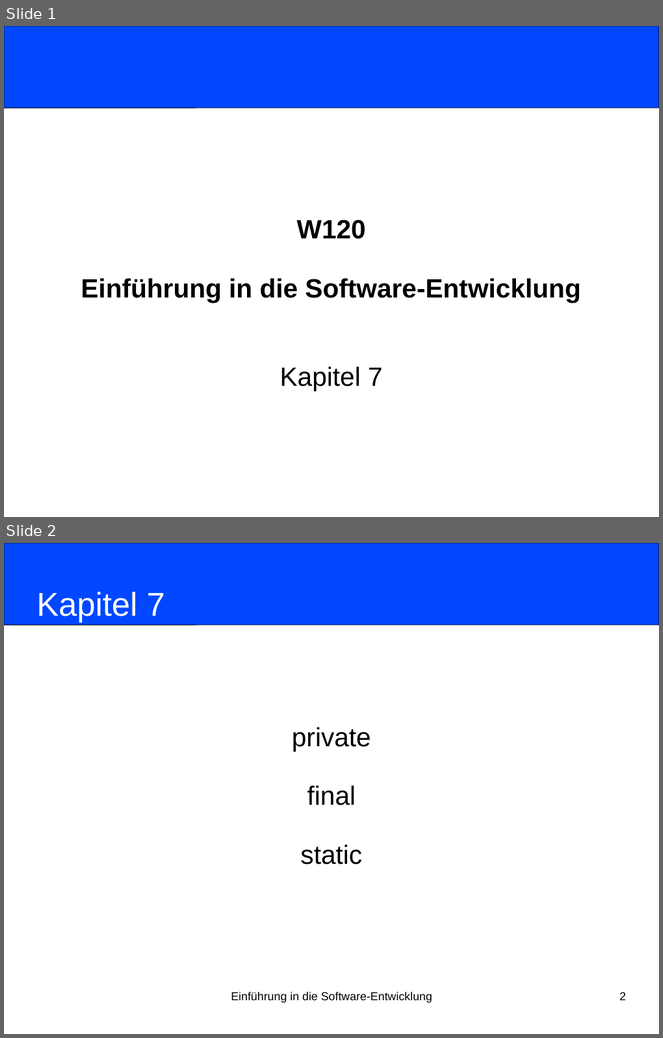
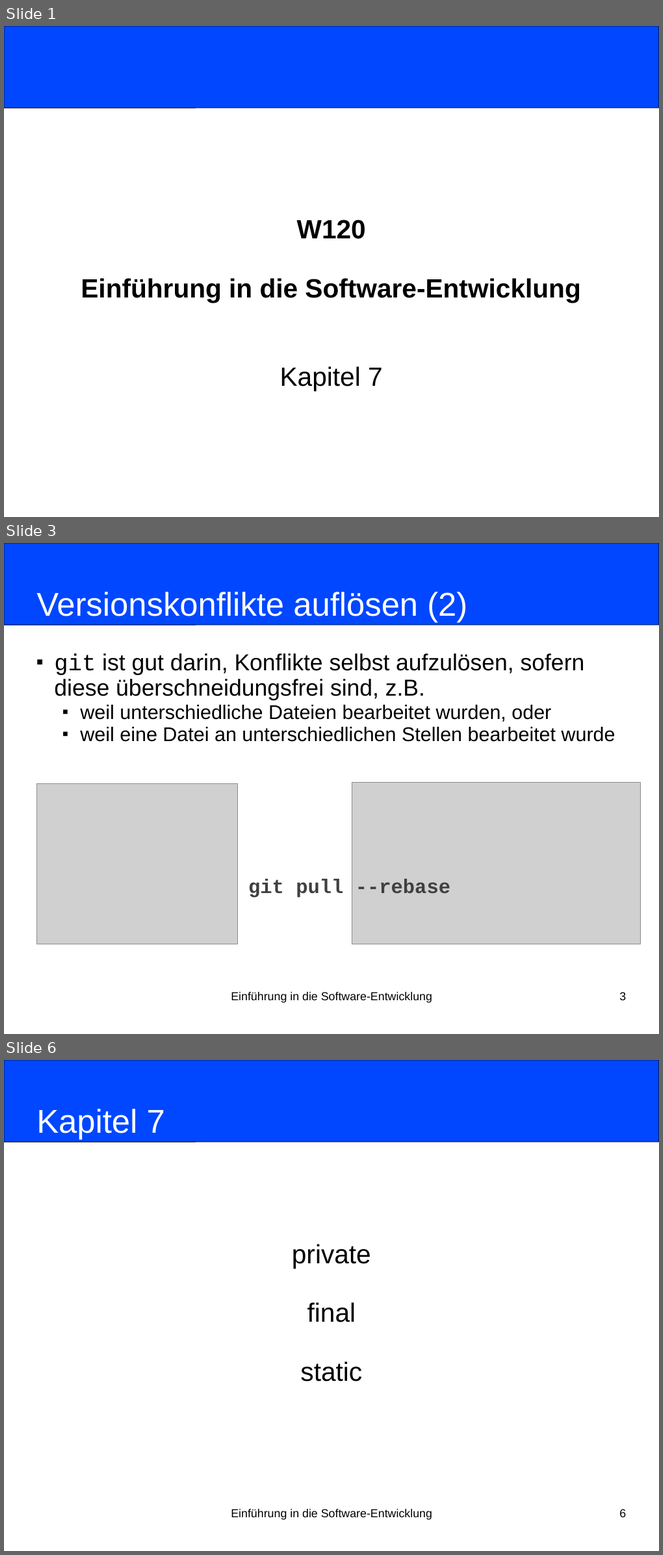
Before and after one commit to nordakademie-einfuehrung-java/vorlesungsskript, a slide deck: folien/Semester_03_Termin_08_Kapitel07.pptx. Shown one above the other, each under a label of ours: slides 1 and 2 before the commit, slides 1, 3 and 6 after it; the slides between them are not shown. The pictures are 663x1038 and 663x1555 pixels, drawn with LibreOffice and Linux fonts; fonts in the diff are those of the drawing; grey boxes stand for pictures. Boxes give left, top, right and bottom in pixels: in the first picture for what was removed or moved away, otherwise in the second. Text is boxed around its words. In the diff, an @@ line names an element or a change of style, - is before the commit and + after.

Commit message:
git konflikte hinzugefügt

```diff
--- a/folien/Semester_03_Termin_08_Kapitel07.pptx
+++ b/folien/Semester_03_Termin_08_Kapitel07.pptx
@@ slide 3 added at [4, 543, 659, 1034], background #FFFFFF @@
@@ rounded rectangle added at [4, 543, 659, 625], fill #0047FF, outline #000000 0.75 pt @@
@@ title added at [36, 592, 467, 622], 40 pt, text #FFFFFF @@
+Versionskonflikte auflösen (2)
@@ subtitle added at [54, 653, 616, 742], 24 pt, text #000000 @@
+■ git ist gut darin, Konflikte selbst aufzulösen, sofern diese überschneidungsfrei sind, z.B.
+  ■ weil unterschiedliche Dateien bearbeitet wurden, oder
+  ■ weil eine Datei an unterschiedlichen Stellen bearbeitet wurde
@@ picture added at [36, 783, 238, 944] @@
@@ picture added at [352, 783, 641, 945] @@
@@ text added at [248, 879, 451, 898], 24 pt, text #404040, bold @@
+git pull --rebase
@@ text added at [231, 992, 432, 1003], 14 pt, text #000000 @@
+Einführung in die Software-Entwicklung
@@ page number added at [620, 992, 626, 1001], 14 pt, text #000000 @@
+3
@@ what was slide 2 is now slide 6 @@
@@ page number at [620, 1509, 626, 1518]: text changed @@
-2
+6
```
Also in this commit, not shown: 3 other slides added.
